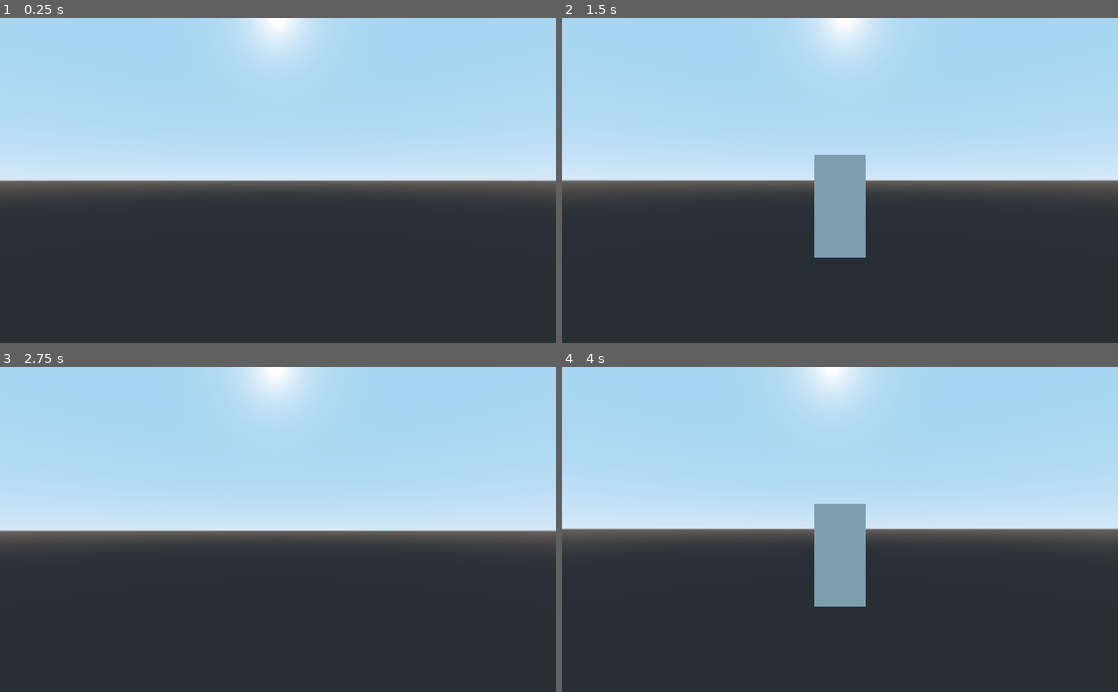
Above: before the commit, frames 1-4 (two rows, left to right).
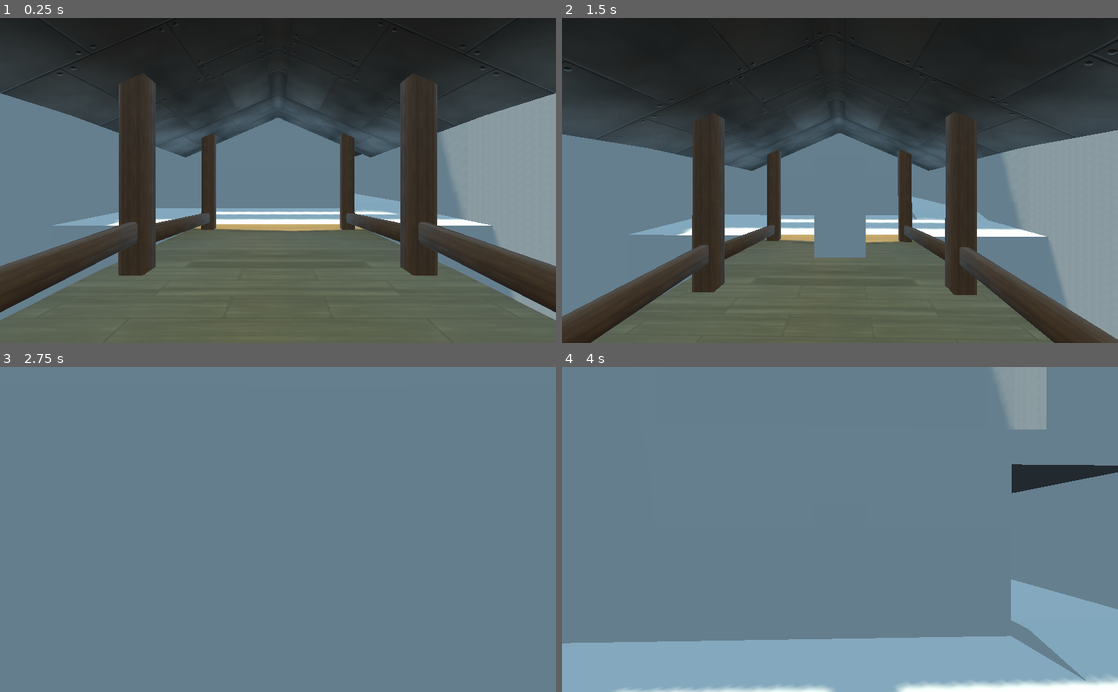
Above: after the commit, the same moments.

Repository: tf2professor/tf2_like_character_controller
Game: Godot game, scene res://source/levels/test_level.tscn
The game is run twice, just before and just after one commit, with the same random seed, the same clock (stepped at 60 frames per second) and the same inputs. The project has no main scene, so this scene is started directly.
Inputs (mouse positions are in pixels of both pictures, inside the frame that each line leads up to):
- Up to frame 1 (0.25 s): no input
- Up to frame 2 (1.5 s): tap Enter at 0.5 s; move the mouse to (867, 180) at 0.52 s; hold W (move_forward) from 0.53 s (still down); tap P (change_camera) at 0.6 s; tap Space (jump) at 0.77 s; move the mouse to (812, 180) at 1.27 s; tap Ctrl (crouch) at 1.35 s
- Up to frame 3 (2.75 s): keep holding W (move_forward); tap Space (jump) at 1.52 s; move the mouse to (289, 523) at 2.02 s; tap P (change_camera) at 2.1 s
- Up to frame 4 (4 s): keep holding W (move_forward); move the mouse to (834, 536) at 2.77 s; tap Ctrl (crouch) at 2.85 s; tap Space (jump) at 3.02, 3.5, 3.77 s; move the mouse to (878, 532) at 3.52 s; tap P (change_camera) at 3.6 s

The runs differ from the first frame. In frame 1, 94% of the frame differs, in the area x 0-100%, y 0-100%; in frame 2, 93%; in frame 3, 100%; in frame 4, 100%.

Commit message:
set test level

Diff:
--- /dev/null
+++ b/tf2_like_fps_character/assets/materials/metal_sheet_rusty_brown.tres
@@ -0,0 +1,21 @@
+[gd_resource type="SpatialMaterial" load_steps=5 format=2]
+[ext_resource path="metal_sheet_rusty_brown_albedo.png" type="Texture" id=1]
+[ext_resource path="metal_sheet_rusty_brown_orm.png" type="Texture" id=2]
+[ext_resource path="metal_sheet_rusty_brown_normal.png" type="Texture" id=3]
+[resource]
+albedo_color = Color(1, 1, 1, 1)
+albedo_texture = ExtResource( 1 )
+metallic = 1
+metallic_texture = ExtResource( 2 )
+metallic_texture_channel = 2
+roughness = 1
+roughness_texture = ExtResource( 2 )
+roughness_texture_channel = 1
+normal_enabled = true
+normal_scale = 1
+normal_texture = ExtResource( 3 )
+ao_enabled = true
+ao_light_affect = 1
+ao_texture = ExtResource( 2 )
+ao_on_uv2 = false
+ao_texture_channel = 0
--- /dev/null
+++ b/tf2_like_fps_character/assets/materials/wood_brown_rough.tres
@@ -0,0 +1,19 @@
+[gd_resource type="SpatialMaterial" load_steps=5 format=2]
+[ext_resource path="wood_brown_rough_albedo.png" type="Texture" id=1]
+[ext_resource path="wood_brown_rough_orm.png" type="Texture" id=2]
+[ext_resource path="wood_brown_rough_normal.png" type="Texture" id=3]
+[resource]
+albedo_color = Color(1, 1, 1, 1)
+albedo_texture = ExtResource( 1 )
+metallic = 0
+roughness = 1
+roughness_texture = ExtResource( 2 )
+roughness_texture_channel = 1
+normal_enabled = true
+normal_scale = 1
+normal_texture = ExtResource( 3 )
+ao_enabled = true
+ao_light_affect = 1
+ao_texture = ExtResource( 2 )
+ao_on_uv2 = false
+ao_texture_channel = 0
--- /dev/null
+++ b/tf2_like_fps_character/assets/materials/wood_planks_yellow_rough.tres
@@ -0,0 +1,19 @@
+[gd_resource type="SpatialMaterial" load_steps=5 format=2]
+[ext_resource path="wood_planks_yellow_rough_albedo.png" type="Texture" id=1]
+[ext_resource path="wood_planks_yellow_rough_orm.png" type="Texture" id=2]
+[ext_resource path="wood_planks_yellow_rough_normal.png" type="Texture" id=3]
+[resource]
+albedo_color = Color(1, 1, 1, 1)
+albedo_texture = ExtResource( 1 )
+metallic = 0
+roughness = 1
+roughness_texture = ExtResource( 2 )
+roughness_texture_channel = 1
+normal_enabled = true
+normal_scale = 1
+normal_texture = ExtResource( 3 )
+ao_enabled = true
+ao_light_affect = 1
+ao_texture = ExtResource( 2 )
+ao_on_uv2 = false
+ao_texture_channel = 0
--- /dev/null
+++ b/tf2_like_fps_character/assets/materials/wood_red_rough.tres
@@ -0,0 +1,19 @@
+[gd_resource type="SpatialMaterial" load_steps=5 format=2]
+[ext_resource path="wood_red_rough_albedo.png" type="Texture" id=1]
+[ext_resource path="wood_red_rough_orm.png" type="Texture" id=2]
+[ext_resource path="wood_red_rough_normal.png" type="Texture" id=3]
+[resource]
+albedo_color = Color(1, 1, 1, 1)
+albedo_texture = ExtResource( 1 )
+metallic = 0
+roughness = 1
+roughness_texture = ExtResource( 2 )
+roughness_texture_channel = 1
+normal_enabled = true
+normal_scale = 1
+normal_texture = ExtResource( 3 )
+ao_enabled = true
+ao_light_affect = 1
+ao_texture = ExtResource( 2 )
+ao_on_uv2 = false
+ao_texture_channel = 0
--- /dev/null
+++ b/tf2_like_fps_character/assets/models/twin_forts.tscn
@@ -0,0 +1,15 @@
+[gd_scene load_steps=6 format=2]
+
+[ext_resource path="res://assets/models/twin_forts.glb" type="PackedScene" id=1]
+[ext_resource path="res://assets/materials/wood_planks_yellow_rough.tres" type="Material" id=2]
+[ext_resource path="res://assets/materials/metal_sheet_rusty_brown.tres" type="Material" id=3]
+[ext_resource path="res://assets/materials/wood_brown_rough.tres" type="Material" id=4]
+[ext_resource path="res://assets/materials/wood_red_rough.tres" type="Material" id=5]
+
+[node name="twin_forts" instance=ExtResource( 1 )]
+
+[node name="Bridge" parent="." index="0"]
+material/0 = ExtResource( 3 )
+material/1 = ExtResource( 2 )
+material/2 = ExtResource( 5 )
+material/3 = ExtResource( 4 )
--- a/tf2_like_fps_character/source/levels/test_level.tscn
+++ b/tf2_like_fps_character/source/levels/test_level.tscn
@@ -1,6 +1,29 @@
-[gd_scene load_steps=2 format=2]
+[gd_scene load_steps=6 format=2]
 
 [ext_resource path="res://source/actors/player/player.tscn" type="PackedScene" id=1]
+[ext_resource path="res://assets/models/twin_forts.tscn" type="PackedScene" id=2]
+
+[sub_resource type="GIProbeData" id=1]
+bounds = AABB( -21.9093, -12.5102, -38.3439, 43.8185, 25.0204, 76.6877 )
+cell_size = 0.599123
+to_cell_xform = Transform( 1.66911, 0, 0, 0, 1.66911, 0, 0, 0, 1.66911, 36.5689, 20.8809, 64 )
+dynamic_data = PoolIntArray( 0, 8, 128, 64, 128, 1, 0, 0, 1086324736, 1110966272, 0, 0, 1102053376, 1110966272, 1065353216, 0, -1, -1, -1, -1, -1, -1, -1, -1, 0, 0, 8355711, 0 )
+dynamic_range = 4
+energy = 0.3
+bias = 1.5
+normal_bias = 0.0
+propagation = 0.7
+
+[sub_resource type="ProceduralSky" id=2]
+sun_color = Color( 1, 0.992157, 0.858824, 1 )
+sun_latitude = 68.4
+sun_longitude = -22.27
+sun_energy = 1.5
+
+[sub_resource type="Environment" id=3]
+background_mode = 2
+background_sky = SubResource( 2 )
+ambient_light_sky_contribution = 0.5
 
 [node name="TestLevel" type="Spatial"]
 
@@ -8,6 +31,17 @@
 transform = Transform( 1, 0, 0, 0, 1, 0, 0, 0, 1, 0, 2, 0 )
 
 [node name="DirectionalLight" type="DirectionalLight" parent="."]
-transform = Transform( 1, 0, 0, 0, -0.779305, 0.626645, 0, -0.626645, -0.779305, 0, 8.65707, 0 )
-light_energy = 0.7
+transform = Transform( 0.928745, -0.347379, -0.129465, 0, -0.349226, 0.937039, -0.37072, -0.87027, -0.324342, 0, 20.9551, 0 )
+light_color = Color( 1, 0.984314, 0.858824, 1 )
 shadow_enabled = true
+
+[node name="twin_forts" parent="." instance=ExtResource( 2 )]
+
+[node name="GIProbe" type="GIProbe" parent="."]
+transform = Transform( 1, 0, 0, 0, 1, 0, 0, 0, 1, 0, 5.89906, 0 )
+extents = Vector3( 21.9093, 12.5102, 38.3439 )
+energy = 0.3
+data = SubResource( 1 )
+
+[node name="WorldEnvironment" type="WorldEnvironment" parent="."]
+environment = SubResource( 3 )
Binary file added: tf2_like_fps_character/assets/materials/metal_sheet_rusty_brown_albedo.png
Not shown, added: tf2_like_fps_character/assets/materials/metal_sheet_rusty_brown_albedo.png.import
Binary file added: tf2_like_fps_character/assets/materials/metal_sheet_rusty_brown_normal.png
Not shown, added: tf2_like_fps_character/assets/materials/metal_sheet_rusty_brown_normal.png.import
Binary file added: tf2_like_fps_character/assets/materials/metal_sheet_rusty_brown_orm.png
Not shown, added: tf2_like_fps_character/assets/materials/metal_sheet_rusty_brown_orm.png.import
Binary file added: tf2_like_fps_character/assets/materials/wood_brown_rough_albedo.png
Not shown, added: tf2_like_fps_character/assets/materials/wood_brown_rough_albedo.png.import
Binary file added: tf2_like_fps_character/assets/materials/wood_brown_rough_normal.png
Not shown, added: tf2_like_fps_character/assets/materials/wood_brown_rough_normal.png.import
Binary file added: tf2_like_fps_character/assets/materials/wood_brown_rough_orm.png
Not shown, added: tf2_like_fps_character/assets/materials/wood_brown_rough_orm.png.import
(and 12 more such lines)
